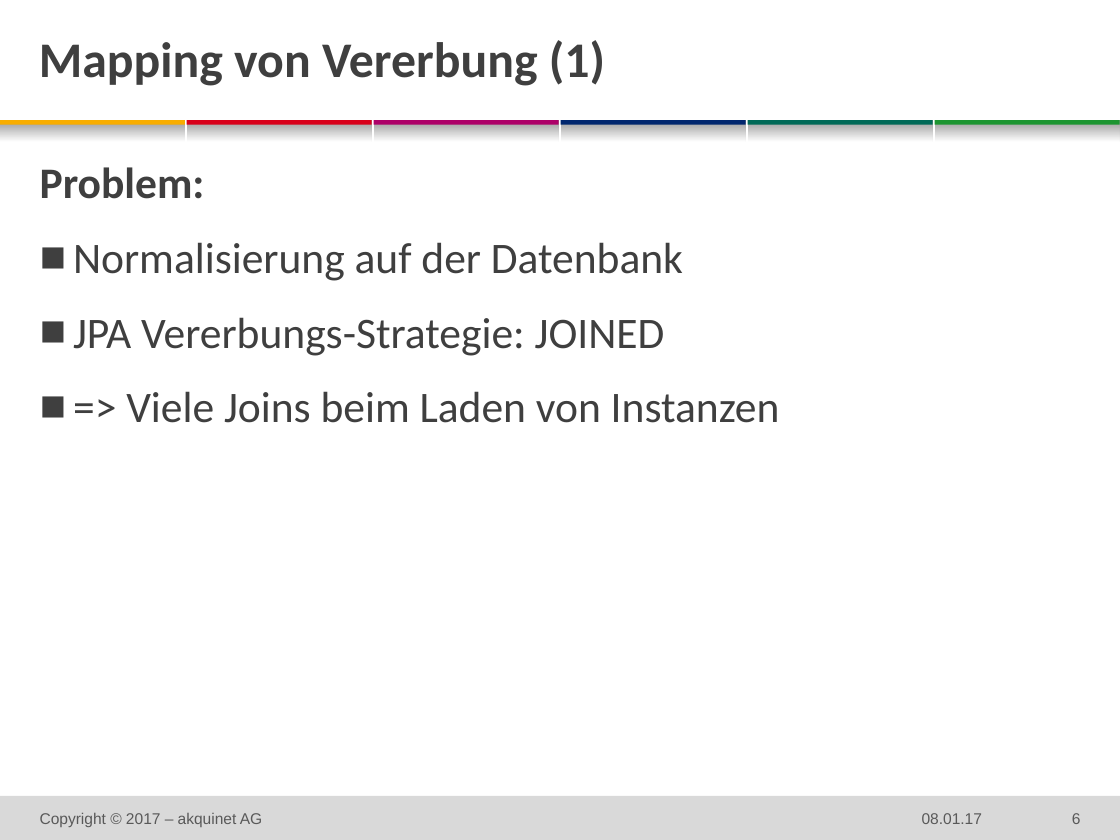
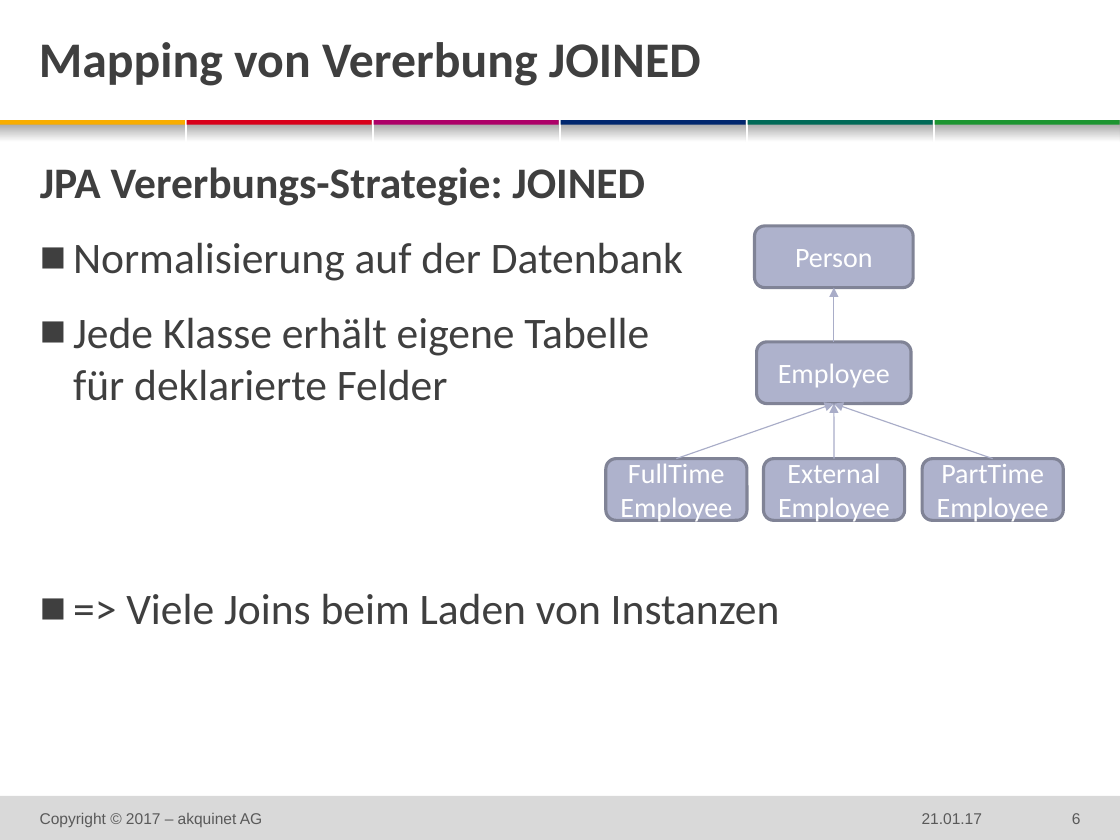
Before and after one commit to techatspree/jpapitfalls, a slide deck: slide 6 of 2016-xx-xx DF JPA Pitfalls.pptx. Drawn at 1120x840 pixels with LibreOffice and Linux fonts; fonts in the diff are those of the drawing; background and template pictures are left out. Boxes give left, top, right and bottom in pixels: in the first picture for what was removed or moved away, otherwise in the second. Text is boxed around its words. In the diff, an @@ line names an element or a change of style, - is before the commit and + after.

```diff
--- a/2016-xx-xx DF JPA Pitfalls.pptx
+++ b/2016-xx-xx DF JPA Pitfalls.pptx
@@ title at bbox=[39, 42, 701, 86]: text changed @@
-Mapping von Vererbung (1)
+Mapping von Vererbung JOINED
@@ text at bbox=[40, 167, 645, 206]: text changed @@
-Problem:
+  JPA Vererbungs-Strategie: JOINED
@@ group added at bbox=[606, 226, 1063, 521]: 5 rounded rectangles, 4 arrows @@
+Person
+Employee
+FullTime
+Employee
+External
+Employee
+PartTime
+Employee
@@ text at bbox=[73, 317, 649, 401]: text changed @@
-  ■ JPA Vererbungs-Strategie: JOINED
+  ■ Jede Klasse erhält eigene Tabelle
+    für deklarierte Felder
@@ text at bbox=[922, 813, 982, 824]: text changed @@
-08.01.17
+21.01.17
```
Also in this commit, not shown: 16 other slides changed, 1 other file.
